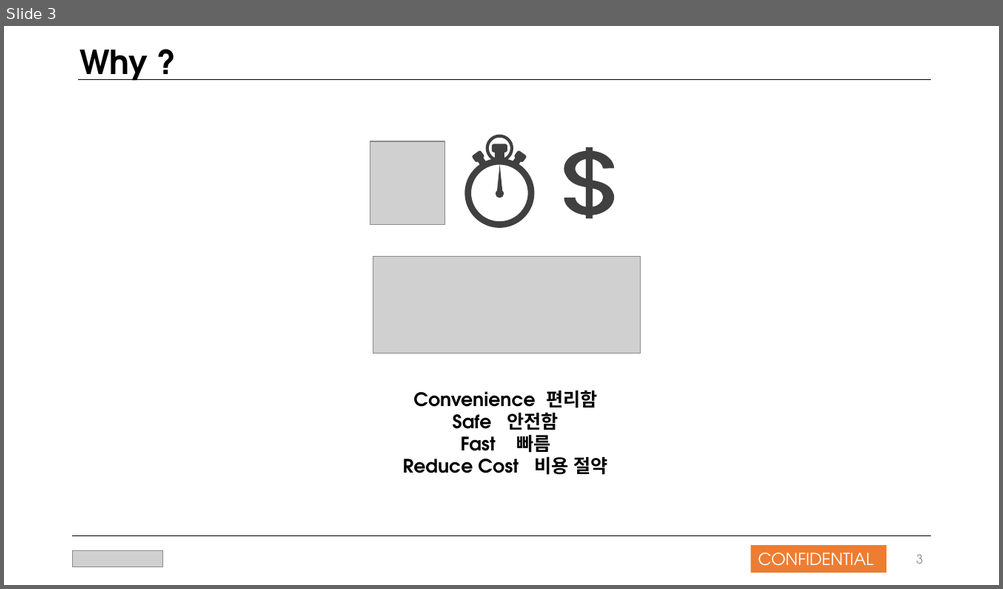
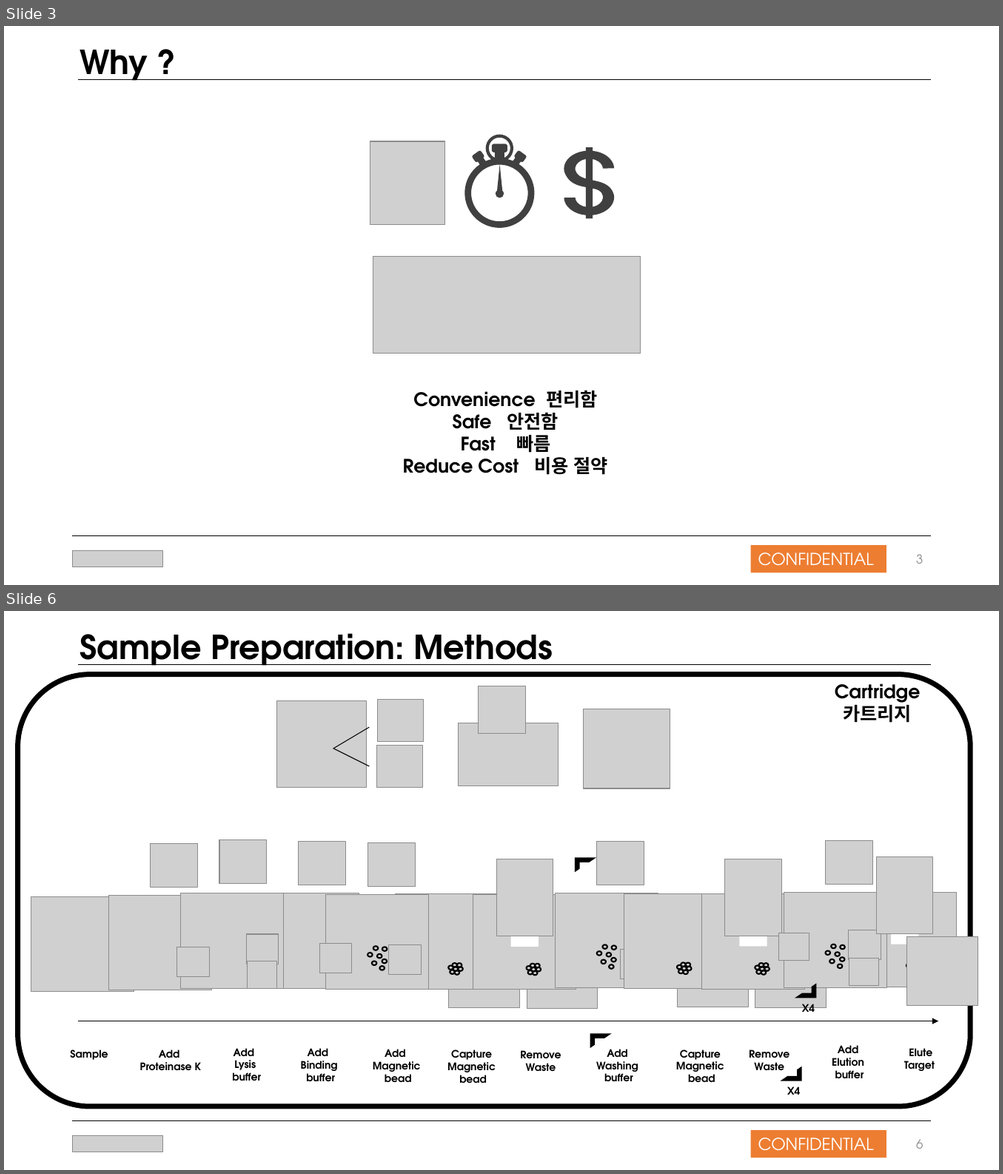
Before and after one commit to nansmile/Company-Work, a slide deck: Work/올인원팀 발표자료_181021.pptx. Shown one above the other, each under a label of ours: slide 3 before the commit, slides 3 and 6 after it; the slides between them are not shown. The pictures are 1003x589 and 1003x1174 pixels, drawn with LibreOffice and Linux fonts; fonts in the diff are those of the drawing; grey boxes stand for pictures. Boxes give left, top, right and bottom in pixels: in the first picture for what was removed or moved away, otherwise in the second. Text is boxed around its words. In the diff, an @@ line names an element or a change of style, - is before the commit and + after.

```diff
--- a/Work/올인원팀 발표자료_181021.pptx
+++ b/Work/올인원팀 발표자료_181021.pptx
@@ slide 6 added at (x1=4, y1=611, x2=999, y2=1170), background #FFFFFF @@
@@ text added at (x1=79, y1=633, x2=552, y2=673), 32 pt, text #000000, bold @@
+Sample Preparation: Methods
@@ rounded rectangle added at (x1=18, y1=675, x2=970, y2=1107), outline #000000 5 pt @@
@@ line added from (79, 665) to (930, 665), #000000 0.5 pt @@
@@ group added at (x1=276, y1=686, x2=669, y2=789): 6 pictures, 2 lines @@
@@ text added at (x1=834, y1=678, x2=920, y2=723), 18 pt, text #000000, bold @@
+Cartridge
+카트리지
@@ group added at (x1=31, y1=840, x2=978, y2=1122): 51 ellipses, 35 pictures, 14 texts, 4 half frames, 3 rectangles, 1 line, 1 arrow @@
+Add
+Washing
+buffer
+Sample
+Add
+Proteinase K
+Add
+Lysis
+buffer
+Add
+Binding
+buffer
+Capture
+Magnetic
+bead
+Add
+Magnetic
+bead
+Remove
+Waste
+Capture
+Magnetic
+bead
+Remove
+Waste
+Add
+Elution
+buffer
+Elute
+Target
+X4
+X4
@@ picture added at (x1=73, y1=1136, x2=163, y2=1153) @@
@@ rectangle added at (x1=751, y1=1131, x2=887, y2=1159), fill #ED7D31, 16 pt, text #FFFFFF @@
+CONFIDENTIAL
@@ page number added at (x1=916, y1=1139, x2=922, y2=1149), 12 pt, text #8C8C8C @@
+6
```
Also in this commit, not shown: 2 slides changed, 8 other slides added, 2 slides removed.
